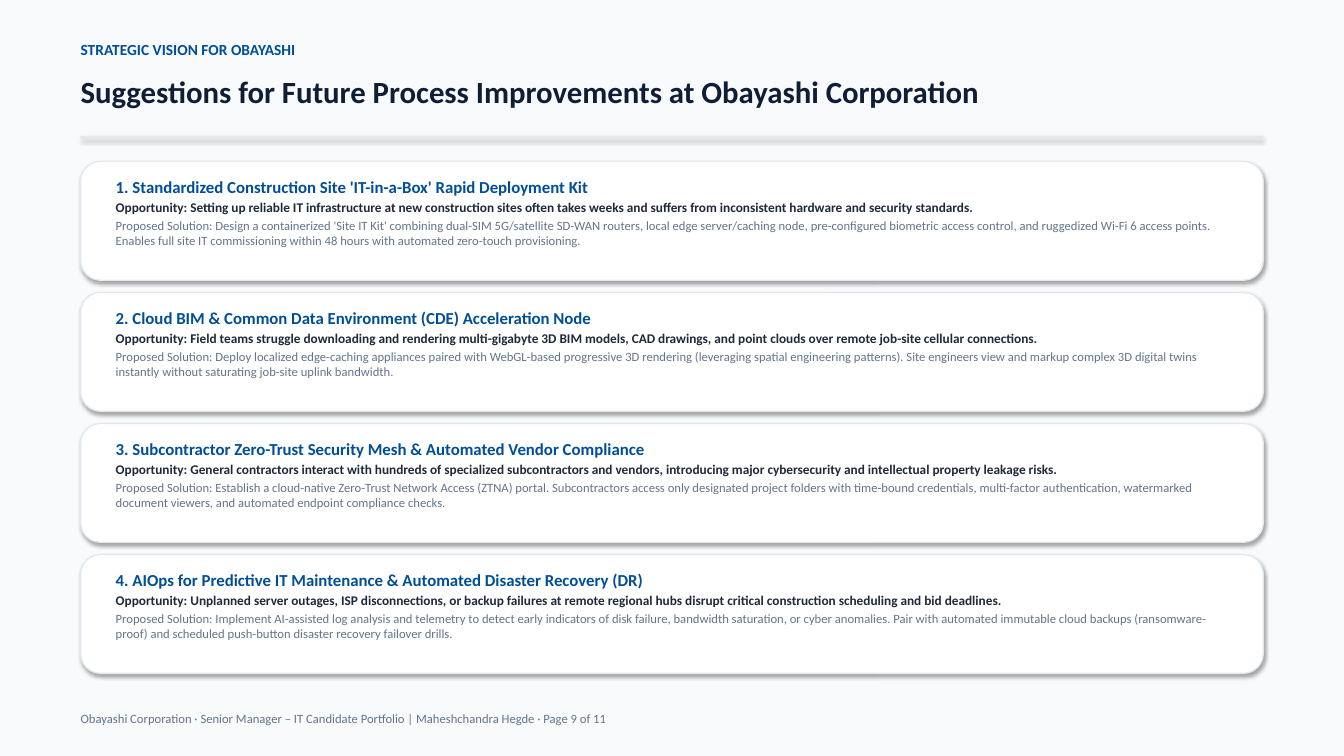
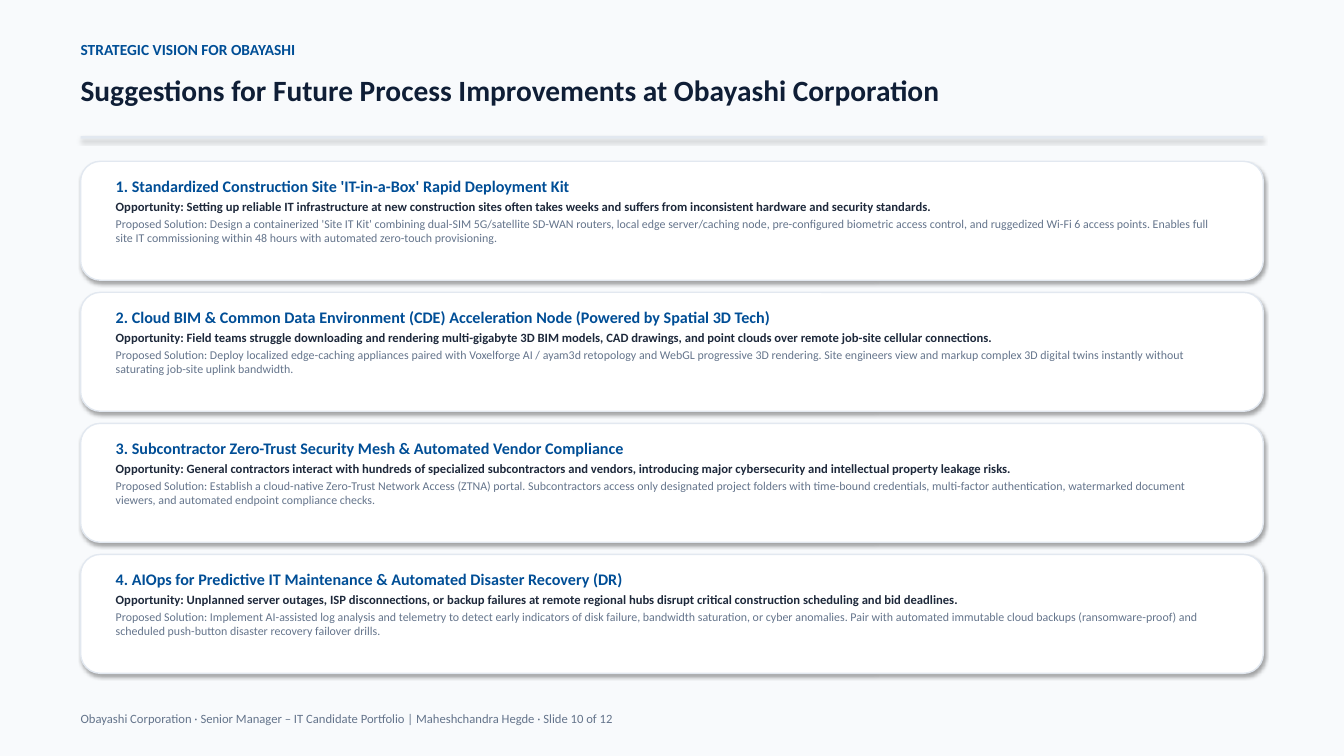
Before and after one commit to hegdemahesh/hegdemahesh.github.io, a slide deck: slide 10 of obayashi_it_presentation/Obayashi_Senior_Manager_IT_Presentation_Maheshchandra_Hegde.pptx (slide 9 before the commit). Drawn at 1344x756 pixels with LibreOffice and Linux fonts; fonts in the diff are those of the drawing. Boxes give left, top, right and bottom in pixels: in the first picture for what was removed or moved away, otherwise in the second. Text is boxed around its words. In the diff, an @@ line names an element or a change of style, - is before the commit and + after.

```diff
--- a/obayashi_it_presentation/Obayashi_Senior_Manager_IT_Presentation_Maheshchandra_Hegde.pptx
+++ b/obayashi_it_presentation/Obayashi_Senior_Manager_IT_Presentation_Maheshchandra_Hegde.pptx
@@ text "Suggestions for Future Process Improvements ..." at (81,80,939,106): size 22 to 21 pt @@
@@ text "1. Standardized Construction Site 'IT-in-a-Box' ..." at (116,180,1208,244): size 12 to 11.5 pt in "1. Standardized Construction Site 'IT-in-a-Box' Rapid Deploy ..."; size 9.5 to 9 pt in "Opportunity: Setting up reliable IT infrastructure at ..."; size 9 to 8.5 pt in "Proposed Solution: Design a containerized 'Site IT ..." @@
@@ text at (116,311,770,326): text changed; size 12 to 11.5 pt @@
-2. Cloud BIM & Common Data Environment (CDE) Acceleration Node
+2. Cloud BIM & Common Data Environment (CDE) Acceleration Node (Powered by Spatial 3D Tech)
@@ text at (116,351,1184,375): text changed; size 9 to 8.5 pt @@
-Proposed Solution: Deploy localized edge-caching appliances paired with WebGL-based progressive 3D rendering (leveraging spatial engineering patterns). Site engineers view and markup complex 3D digital twins instantly without saturating job-site uplink bandwidth.
+Proposed Solution: Deploy localized edge-caching appliances paired with Voxelforge AI / ayam3d retopology and WebGL progressive 3D rendering. Site engineers view and markup complex 3D digital twins instantly without saturating job-site uplink bandwidth.
@@ text at (116,333,991,344): size 9.5 to 9 pt in "Opportunity: Field teams struggle downloading and rendering ..." @@
@@ text "3. Subcontractor Zero-Trust Security Mesh ..." at (116,442,1185,506): size 12 to 11.5 pt in "3. Subcontractor Zero-Trust Security Mesh & Automated ..."; size 9.5 to 9 pt in "Opportunity: General contractors interact with hundreds of ..."; size 9 to 8.5 pt in "Proposed Solution: Establish a cloud-native Zero-Trust Netwo ..." @@
@@ text "4. AIOps for Predictive IT ..." at (116,573,1197,637): size 12 to 11.5 pt in "4. AIOps for Predictive IT Maintenance & ..."; size 9.5 to 9 pt in "Opportunity: Unplanned server outages, ISP disconnections, o ..."; size 9 to 8.5 pt in "Proposed Solution: Implement AI-assisted log analysis and ..." @@
@@ text at (81,714,613,725): text changed @@
-Obayashi Corporation · Senior Manager – IT Candidate Portfolio | Maheshchandra Hegde · Page 9 of 11
+Obayashi Corporation · Senior Manager – IT Candidate Portfolio | Maheshchandra Hegde · Slide 10 of 12
```
Also in this commit, not shown: 10 other slides changed, 1 slide added, 7 other files.
